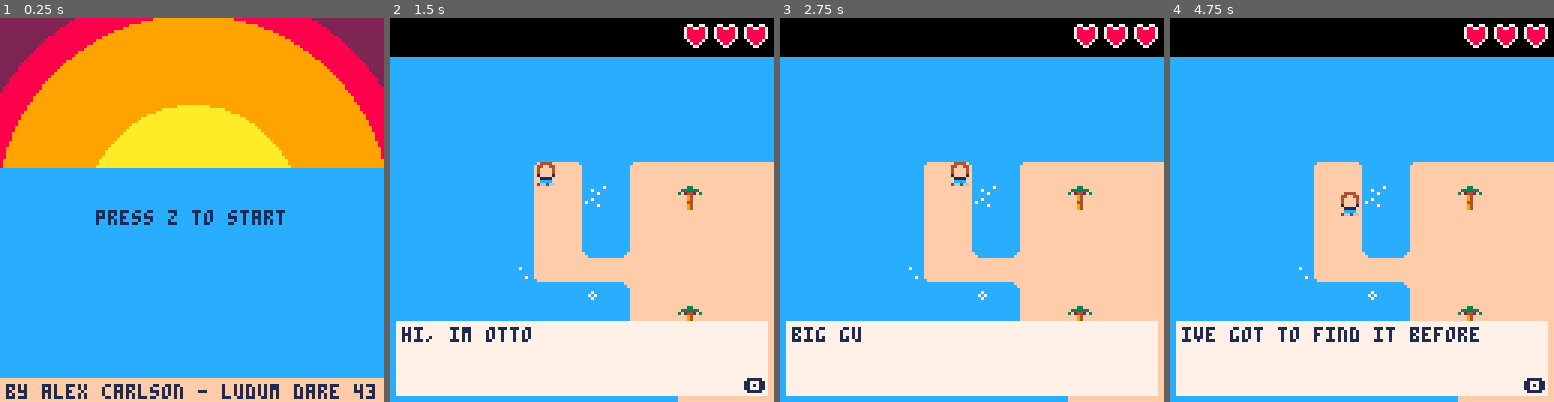
Above: before the commit, frames 1-4 (left to right).
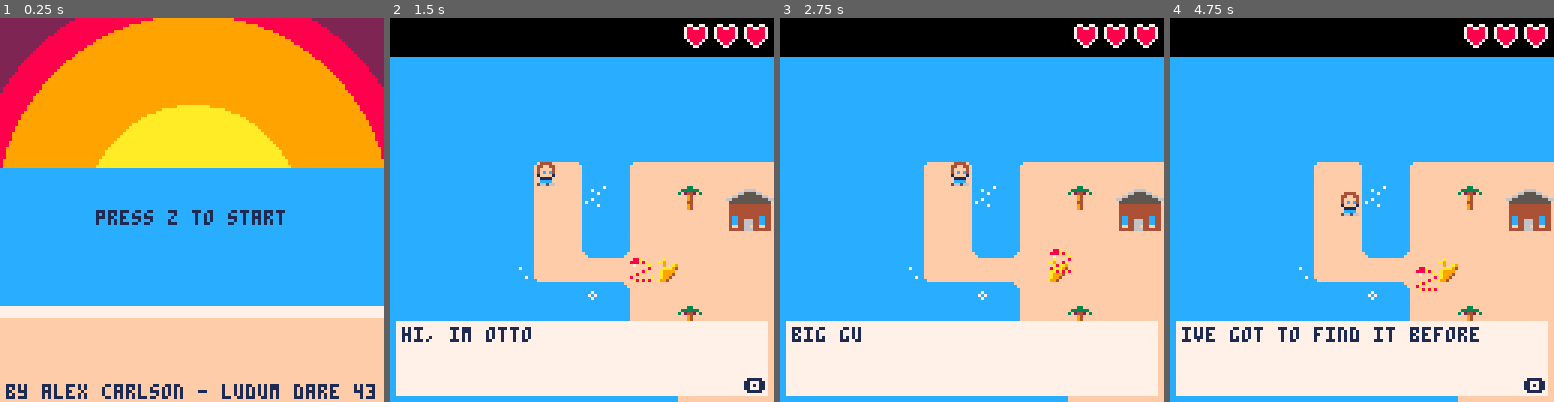
Above: after the commit, the same moments.

Repository: alex-carlson/origami-island
Game: PICO-8 cartridge ld43.p8
The game is run twice, just before and just after one commit, with the same random seed, the same clock (stepped at 60 frames per second) and the same inputs.
Inputs:
- Up to frame 1 (0.25 s): no input
- Up to frame 2 (1.5 s): tap X (X key) at 0.33, 1.07 s; tap O (Z key) at 0.7 s
- Up to frame 3 (2.75 s): hold Right 1.6-2.1 s; tap O (Z key) at 1.7, 2.1, 2.5 s; tap X (X key) at 1.85 s; hold Up 2.15-2.42 s; hold Right from 2.47 s (still down)
- Up to frame 4 (4.75 s): tap O (Z key) every 0.4 s from 2.9 to 4.5 s; tap X (X key) at 2.97, 4.08 s; release Right at 3.03 s; hold Left 3.08-3.58 s; hold Down 3.63-3.97 s; hold Right 4.02-4.68 s; hold Up from 4.73 s (still down)

The runs differ from the first frame. In frame 1, 19% of the frame differs, in the area x 0-100%, y 75-94%; in frame 2, 1.4%; in frame 3, 1.4%; in frame 4, 1.4%.

Commit message:
gameplay

Diff:
--- a/ld43.p8
+++ b/ld43.p8
@@ -14,23 +14,26 @@
 hoveritem = ""
 gamestate = 0
 diag=false
+nearestenemy = 0
 
 p={
- x=8,
- y=8,
- w=1,
- h=1,
+ x=8,y=8,
+ dx=0,dy=0,
+ w=1,h=1,
  speed=1,
  sprite=64,
  frame=0,
  cm=true,
  health=3,
  savex=12,
- savey=12
+ savey=12,
+ items=0
 }
 
 mob={
  x=0,y=0,
+ dx=0,dy=0,
+ w=1,h=1,
  sprite=0,
  speed=0,
  dmg=1
@@ -54,7 +57,11 @@
 
  for i=0,5 do
   createmob(82,66+i,11,1,1)
- end
+  createmob(82,95+i,9,1,1)
+  createmob(82,114+i,11,1,1)
+ end
+
+ createmob(82,5,5,1,1)
 
  dtb_init(numlines)
  dtb_disp("hi, im otto")
@@ -70,6 +77,10 @@
  m.sprite = sprite
  m.x = x*8
  m.y = y*8
+ m.dx=0
+ m.dy=0
+ m.w=1
+ m.h=1
  m.speed = speed
  m.dmg = dmg
  add(enemies,m)
@@ -99,14 +110,17 @@
 end
 
 function p:checkcollision()
- col = fget(mget(p.x/8,p.y/8),2)
-
- if(col) then
-  p.health -= 1
-  p.x = p.savex
-  p.y = p.savey
-  if(p.health == 0) gamestate = 2
- end
+ local col
+ foreach(enemies, function(e)
+  -- local hitrange=25
+  -- local dx,dy = p.x-e.x,p.y-e.y
+  -- if abs(dx) < hit_range and abs(dy) < hit_range then
+  --  if dx*dx +dy*dy < hit_range*hit_range then
+  --   -- we have a collision!
+  --   p:take_damage()
+  --  end
+  -- end
+ end)
 
  item = fget(mget(p.x/8,p.y/8,0))
 
@@ -114,6 +128,13 @@
   pause()
   dtb_disp("item get!", unpause())
  end
+end
+
+function p:take_damage()
+ p.health -= 1
+ p.x = p.savex
+ p.y = p.savey
+ if(p.health == 0) gamestate = 2
 end
 
 function enemies:move()
@@ -123,6 +144,7 @@
    r2 = rnd(2) - 1
    e.x=e.x+r*8
    e.y=e.y+r2*8
+   move_actor(e)
   end)
  end
 end
@@ -136,13 +158,21 @@
 function checkitem()
  hoveritem = tostr(mget(p.x/8,p.y/8))
 
- if(tostr(hoveritem) == "66") dtb_disp("i found the swan!") get_item(66)
- if(tostr(hoveritem) == "67") dtb_disp("i found the turtle!") get_item(67)
- if(tostr(hoveritem) == "68") dtb_disp("i found the fish!") get_item(68)
- if(tostr(hoveritem) == "131") then dtb_disp("this boat goes to the yellow shore",function()
-  teleport(45,13)
-  diag=true
+ if(tostr(hoveritem) == "66") dtb_disp("i found the swan!") get_item(69)
+ if(tostr(hoveritem) == "67") dtb_disp("i found the turtle!") get_item(70)
+ if(tostr(hoveritem) == "68") dtb_disp("i found the fish!") get_item(71)
+ if(tostr(hoveritem) == "131") then dtb_disp("off we go!",function()
+  teleport(44,17)
  end)end
+ if(tostr(hoveritem) == "130") then dtb_disp("back home we go!",function()
+  teleport(20,1)
+ end)end
+ if(tostr(hoveritem) == "145") then dtb_disp("homeward ahoy",function()
+  teleport(20,8)
+ end)end
+ if(tostr(hoveritem) == "133" or tostr(hoveritem) == "134" or tostr(hoveritem) == "149" or tostr(hoveritem) == "150") then
+  if (p.items>2) endgame()
+ end
 end
 
 function teleport(x, y)
@@ -157,6 +187,7 @@
 function get_item(object)
  add(inv, object)
  score += 1
+ p.items += 1
  mset(p.x/8,p.y/8,88)
 end
 
@@ -193,8 +224,10 @@
 end
 
 function update_tick()
- if(tick == 0) tick = 30
- tick -= 1
+ if(not paused) then
+  if(tick == 0) tick = 30
+  tick -= 1
+ end
 end
 
 function _update()
@@ -202,13 +235,13 @@
   if(btnp(4)) gameinit()
  end
  if (gamestate == 1) then
-  dtb_update()
   p:update()
   enemies:move()
+  dtb_update()
   update_tick()
  end
  if (gamestate == 2) then
-
+  if(btn(4)) gamestate = 1
  end
 end
 
@@ -231,6 +264,130 @@
   cls(0)
   print("game over", 46, 60, 8)
  end
+end
+
+-- for any given point on the
+-- map, true if there is wall
+-- there.
+
+function solid(x, y)
+
+ -- grab the cell value
+ val=mget(x, y)
+
+ -- check if flag 1 is set (the
+ -- orange toggle button in the
+ -- sprite editor)
+ return fget(val, 7)
+
+end
+
+-- solid_area
+-- check if a rectangle overlaps
+-- with any walls
+
+--(this version only works for
+--actors less than one tile big)
+
+function solid_area(x,y,w,h)
+
+ return
+  solid(x-w,y-h) or
+  solid(x+w,y-h) or
+  solid(x-w,y+h) or
+  solid(x+w,y+h)
+end
+
+
+-- true if a will hit another
+-- actor after moving dx,dy
+function solid_actor(a, dx, dy)
+ for a2 in all(actor) do
+  if a2 != a then
+   local x=(a.x+dx) - a2.x
+   local y=(a.y+dy) - a2.y
+   if ((abs(x) < (a.w+a2.w)) and
+      (abs(y) < (a.h+a2.h)))
+   then
+
+    -- moving together?
+    -- this allows actors to
+    -- overlap initially
+    -- without sticking together
+    if (dx != 0 and abs(x) <
+        abs(a.x-a2.x)) then
+     v=a.dx + a2.dy
+     a.dx = v/2
+     a2.dx = v/2
+     return true
+    end
+
+    if (dy != 0 and abs(y) <
+        abs(a.y-a2.y)) then
+     v=a.dy + a2.dy
+     a.dy=v/2
+     a2.dy=v/2
+     return true
+    end
+
+    --return true
+
+   end
+  end
+ end
+ return false
+end
+
+
+-- checks both walls and actors
+function solid_a(a, dx, dy)
+ if solid_area(a.x+dx,a.y+dy,
+    a.w,a.h) then
+    return true end
+ return solid_actor(a, dx, dy)
+end
+
+function move_actor(a)
+
+ -- only move actor along x
+ -- if the resulting position
+ -- will not overlap with a wall
+
+ if not solid_a(a, a.dx, 0)
+ then
+  a.x += a.dx
+ else
+  -- otherwise bounce
+  a.dx = 0
+  sfx(2)
+ end
+
+ -- ditto for y
+
+ if not solid_a(a, 0, a.dy) then
+  a.y += a.dy
+ else
+  a.dy = 0
+  sfx(2)
+ end
+
+ -- apply inertia
+ -- set dx,dy to zero if you
+ -- don't want inertia
+
+ a.dx = 0
+ a.dy = 0
+
+ -- advance one frame every
+ -- time actor moves 1/4 of
+ -- a tile
+
+ -- a.frame += abs(a.dx) * 4
+ -- a.frame += abs(a.dy) * 4
+ -- a.frame %= a.frames
+
+ -- a.t += 1
+
 end
 
 function cmap(o)
@@ -261,10 +418,16 @@
  paused=false
 end
 
+function dst(o1,o2)
+ return sqrt(sqr(o1.x-o2.x)+sqr(o1.y-o2.y))
+end
+
+function sqr(x) return x*x end
+
 function drawui()
  rectfill(cam.x-64,cam.y-64,cam.x+128,cam.y+12,0)
  -- print(hoveritem, cam.x+16, cam.y+2)
- print(tick, cam.x+16, cam.y+2, white)
+ print(nearestenemy, cam.x+16, cam.y+2, white)
  for c=1,p.health do
   spr(80,cam.x+88 + (c*10), cam.y+2)
  end
@@ -281,10 +444,17 @@
  circfill(64,64,65,9)
  circfill(64,64,35,10)
  rectfill(0,50,128, 128, 12)
- rectfill(0,120,128,128,15)
+ rectfill(0,96,128,128,7)
+ rectfill(0,100,128,128,15)
 
  print("press z to start", 32, 64, 1)
  print("by alex carlson - ludum dare 43", 2, 122)
+end
+
+function endgame()
+ gamestate = 3
+ cls(10)
+ print("you winned", 35, 60)
 end
 
 
@@ -421,25 +591,25 @@
 0002000000000000000000000000000000000000000000000000000000000000000000000000000000000000000000000000000000000000000000000000000000000000000000000000000000000000000000000000000000000000000000000000000000000000000000000000000000000000000000000000000000000000
 __map__
 6b6b6b6b6b6b6b6b6b6b6b6b6b6b6b6b6b6b6b6b6b6b6b6b6b6b6b6b6b6b6b6b6b6b6b6b6b6b6b6b6b6b6b6b6b6b6b6b6b6b6b6b6b6b6b6b6b6b6b6b6b6b6b6b6b6b6b6b6b6b6b6b6b6b6b6b6b6b6b6b6b6b6b6b6b6b6b6b6b6b6b6b6b6b6b6b6b6b6b6b6b6b6b6b6b6b6b6b6b6b6b6b6b6b6b6b6b6b6b6b6b6b6b6b6b6b6b6b
-6b68696b6b68585858585858585858585858697a6b6b6b6b6b6b6b6b6b6b6b6b6b6b6b6b6b6b6b6b6b6b6b6b6b6b6b6b6b6b6b6b6b6b6b6b6b6b6b6b6b6b6b7c68697a6b6b6b6b6b6b6b6b6b6b6b6b6b6b6b6b6b6b6b6b6b6b6b6b6b6b6b6b6b6b6b6b6b6b6b6b6b6b6b6b6b6b6b7c685858697a6b6b6b6b6b6b6b6b6b6b6b6b
-6b5858306b58588058585858585880585858585858697a6b6b6b6b6b6b6b6b6b6b6b6b6b6b6b6b6b6b6b6b6b6b6b6b6b6b6b6b6b6b6b6b6b6b6b6b6b6b7c6858585858585858697a6b6b6b6b6b6b6b6b6b6b6b6b6b6b6b6b6b6b6b6b6b6b6b6b6b6b6b6b6b6b6b6b6b6b6b6b6b7c6858585858697a6b6b6b6b6b6b6b6b6b6b6b
-6b58586b6b5858585858585858585858585858585858697a6b6b6b6b6b6b6b6b6b6b6b6b6b6b6b6b6b6b6b6b6b6b6b6b6b6b6b6b6b6b6b6b6b6b6b336b68585858585858215858697a6b6b6b6b306b6b6b6b6b6b6b575858585820697a6b6b6b6b6b6b6b6b6b6b6b6b6b7c685858585858585858585858697a6b6b6b6b6b6b6b
-6b58587a7c585858585858585858585858585858805858696b6b6b6b6b6b6b6b6b6b6b6b6b6b6b6b6b6b6b6b6b6b6b6b6b6b6b6b6b6b6b6b6b6b6b6b7c5821585857575757675858697a6b6b6b6b6b6b306b6b6b6b57585858585858696b6b6b6b6b6b6b6b6b7c685858585858585858585858585858585858697a6b6b6b6b6b
-3378585858585858585858588058585858585858585858796b6b6b6b6b6b6b6b6b6b6b6b6b6b6b6b6b6b6b6b6b6b6b6b6b6b6b5757575757697a6b7c68585858675757575757575858697a6b6b6b6b6b6b6b6b6b6b57675843585858586b6b6b6b6b6b7c6858585858585858585858582058585858585858585858696b6b6b6b
-6b6b6b225c5858585858585858585858585858585858795a6b6b6b6b6b6b6b6b6b6b6b6b6b6b6b6b6b6b6b6b6b6b6b6b6b57575757575767585858585858586757575757575757585858697a6b6b6b6b6b6b6b6b6b5c676758582158587a6b6b7c6858585858585821585858585858585858585858582158585858586b6b6b6b
-6b6b6b6b6b585880585858585858585858805858836b6b6b6b6b6b6b6b6b6b6b6b6b6b6b6b6b6b6b6b6b6b6b6b6b6b6b5757575757575767585858585858586757575757575757675858585858697a6b6b6b6b6b6b7c58586767585820585858585858585858585858585820585858585858585858585858585858587a6b6b6b
-6b6b6b6b6b7858585858588058585858585858587a6b6b6b6b6b6b6b6b6b6b6b6b6b6b6b6b6b6b6b6b6b6b6b336b7c686757575757575767585858585858585857575757575767585858215858585858585858697a685858586758585858585858585820585858585858585858582158585858585858585858585858696b6b6b
-6b226b6b6b6b5c58585858585858585858585858696b6b6b6b6b6b6b6b6b6b6b6b6b6b6b6b6b6b6b6b6b6b6b6b6b685867575757575757675858585858585858586767575767585858585858585858585858582058585858586767675858585858585858585858585858585858585858585858585858585858582058586b6b6b
-6b6b6b6b6b226b58585858585858585858585858796b6b6b6b6b6b6b6b6b6b6b6b6b6b6b6b6b6b6b6b6b6b6b6b7c585858675757575767585858585821585858585858585858582058585858585858585858585858586767676767675858585858585858585858585858585858585858585858585820585821585858586b6b6b
-6b6b6b6b6b6b6b785858585858588058585858585a6b6b6b6b6b6b6b6b6b6b6b6b6b6b6b6b6b6b6b6b6b6b6b6b68215858586757575758585858585858585858585842585858585858585858585857575757575757576767676767676767582158585858585821585858582158585858585858585858585858585858586b6b6b
-6b6b6b6b6b6b6b5c7858585858585858585858796b6b6b6b6b6b6b6b6b6b6b6b6b6b6b6b6b6b6b6b6b6b6b6b6b58585858585858585858585858585858585858585858585858795a78585858215857575757575757576767676767676767585858585858585858585858585858585858582158585858585858585858586b6b6b
+6b68696b6b68585858585858585858585858697a84926b6b6b6b6b6b6b6b6b6b6b6b6b6b6b6b6b6b6b6b6b6b6b6b6b6b6b6b6b6b6b6b6b6b6b6b6b6b6b6b6b7c68697a6b6b6b6b6b6b6b6b6b6b6b6b6b6b6b6b6b6b6b6b6b6b6b6b6b6b6b6b6b6b6b6b6b6b6b6b6b6b6b6b6b6b6b7c685858697a6b6b6b6b6b6b6b6b6b6b6b6b
+6b5858306b58588058858658585880585858585858697a6b6b6b6b6b6b6b6b6b6b6b6b6b6b6b6b6b6b6b6b6b6b6b6b6b6b6b6b6b6b6b6b6b6b6b6b6b6b7c6858585858585858697a6b6b6b6b6b6b6b6b6b6b6b6b6b6b6b6b6b6b6b6b6b6b6b6b6b6b6b6b6b6b6b6b6b6b6b6b6b7c6858588058697a6b84826b6b6b6b6b6b6b6b
+6b58586b6b5858585895965858585858585858585858697a6b6b6b6b6b6b6b6b6b6b6b6b6b6b6b6b6b6b6b6b6b6b6b6b6b6b6b6b6b6b6b6b6b6b6b336b68585858588058215858697a6b6b6b6b306b6b6b6b6b6b6b575858585820697a6b6b6b6b6b6b6b6b6b6b6b6b6b7c685880585858585858585858697a6b6b6b6b6b6b6b
+6b58587a7c585858585858585858585858585858805858696b6b6b6b6b6b6b6b6b6b6b6b6b6b6b6b6b6b6b6b6b6b6b6b6b6b6b6b6b6b6b6b6b6b6b6b7c5821585857575757675858697a6b6b6b6b6b6b306b6b6b6b57585858585858696b6b6b6b6b6b6b6b6b7c685858585858585858585858585880585858697a6b6b6b6b6b
+3378585858584258585858588058585858585858585858796b6b6b6b6b6b6b6b6b6b6b6b6b6b6b6b6b6b6b6b6b6b6b6b6b6b6b5757575757697a6b7c68585858675757575757575858697a6b6b6b6b6b6b6b6b6b6b57675843585858586b6b6b6b6b6b7c6858585858585858585880582058676767675858585858696b6b6b6b
+6b6b6b225c5858585858585858585858585858585858795a6b6b6b6b6b6b6b6b6b6b6b6b6b6b6b6b6b6b6b6b6b6b6b6b6b57575757575767585858585858586757575757575757588058697a6b6b6b6b6b6b6b6b6b5c676758582158587a6b6b7c6858585858585821585858585858585857575757672158675880586b6b6b6b
+6b6b6b6b6b585880585858585858585858805858836b6b6b6b6b6b6b6b6b6b6b6b6b6b6b6b6b6b6b6b6b6b6b6b6b6b6b5757575757575767585858588058586757575757575757675858585858697a6b6b6b6b6b6b7c58806767585820585858588058585858585880585820585858585757575757675858676758587a6b6b6b
+6b6b6b6b6b785858585858805858585858585858946b6b6b6b6b6b6b6b6b6b6b6b6b6b6b6b6b6b6b6b6b6b6b336b7c686757575757575767585858585858585857575757575767585858215858585858585858697a685858586758585858585858585820585858586767585858582157575757575767585880585858696b6b6b
+6b226b6b6b6b5c58585858585858585858585858696b6b6b6b6b6b6b6b6b6b6b6b6b6b6b6b6b6b6b6b6b6b6b6b6b685867575757575757675858585858585858586767575767585858585858585858585858802058585858806767675858585858585858585858676767675858585858575757576758585858582058586b6b6b
+6b6b6b6b6b226b58585858585858585858585858796b6b6b6b6b6b6b6b6b6b6b6b6b6b6b6b6b6b6b6b6b6b6b6b7c585858675757575767585880585821585858585858585858582058585858585858585858585858586767676767675858585858585858585858586767675858585858586767675820585821575758586b6b6b
+6b6b6b6b6b6b6b785858585858588058585858585a6b6b6b6b6b6b6b6b6b6b6b6b6b6b6b6b6b6b6b6b6b6b6b6b68215858586757575758585858585858585858585842585858585858585858585857575757575757576767676767676767582158805858585821585757575757575858585858585858585857575780586b6b6b
+6b6b6b6b6b6b6b5c7858585858585858585858796b6b6b6b6b6b6b6b6b6b6b6b6b6b6b6b6b6b6b6b6b6b6b6b6b58585880585858585858585858585858585858585858585858795a78588058215857575757575757576767676767676767585858585858585858588058585858585858582158585858585858585858586b6b6b
 6b6b6b6b6b6b6b6b6b5c7858585858585858795a6b6b6b6b6b6b6b6b6b6b6b6b6b6b6b6b6b6b6b6b6b306b6b6b5858585858585858205858582058585858585820585858585a6b6b6b5c7858585858585858676757576767585867676767585858585858585858585858585858585858585858585858585858585858586b6b6b
-6b6b6b6b6b6b6b6b6b6b6b6b6b5c7858795a6b6b6b6b6b6b6b6b6b6b6b6b6b6b6b6b6b6b6b6b6b6b6b6b6b6b6b5858585858585858585858585858585858585858585821586b6b6b6b6b5c78585858585858586757576758585867676758585858585858585858585858215858585820585858585858585844585858796b6b6b
-6b6b6b6b6b6b6b6b6b6b6b6b6b6b6b6b6b6b6b6b6b6b6b6b6b6b6b6b6b6b6b6b6b6b6b6b6b6b6b6b6b6b6b6b6b5858585858585858585858585858585821585858585858796b6b6b6b6b6b5c7858585858205858575767582058586767585858585858582058585858585858585858585858585858585858585858215a6b6b6b
-6b6b6b6b6b6b6b6b6b6b6b6b6b6b6b6b6b6b6b6b6b6b6b6b6b6b6b6b6b6b6b6b6b6b6b6b6b6b6b6b6b6b6b6b6b58585820585821585858585858585858585858585858795a6b6b6b6b6b6b6b6b6b5c7858585858575758585858585858585858585858585858585858585858585858585858585820585858585858796b6b6b6b
-6b6b6b6b6b6b6b6b6b6b6b6b6b6b6b6b6b6b6b6b6b6b6b6b6b6b6b6b6b6b6b6b6b6b6b6b6b6b6b336b6b6b6b6b5858585858585867576767676767676757575767675a6b6b6b6b6b6b306b6b6b6b6b5c7858585858675858585858585858582158585858585858585858795a7858585858585858585858585858795a6b6b6b6b
-6b6b6b6b6b6b6b6b6b6b6b6b6b6b6b6b6b6b6b6b6b6b6b6b6b6b6b6b6b6b6b6b6b6b6b6b6b6b6b6b6b6b6b6b6b5858585858585867575757575757575757576b6b6b6b6b6b6b6b6b6b6b6b6b6b6b6b6b5c78585858585858585858585858585858585821585858795a6b6b6b6b5c7858585858585858585858795a6b6b6b6b6b
-6b6b6b6b6b6b6b6b6b6b6b6b6b6b6b6b6b6b6b6b6b6b6b6b6b6b6b6b6b6b6b6b6b6b6b6b6b6b6b6b6b6b6b306b7858585858586757575757575757575757576b6b6b6b6b6b6b6b6b6b6b6b6b6b6b6b6b6b5c785858585858585858585867675858585858795a6b6b6b6b6b6b6b6b6b6b6b6b6b6b6b6b6b6b6b6b6b6b6b6b6b6b
+6b6b6b6b6b6b6b6b6b6b6b6b6b5c7858795a6b6b6b6b6b6b6b6b6b6b6b6b6b6b6b6b6b6b6b6b6b6b6b6b6b6b6b5858585858585858585858585858585858585858585821586b6b6b6b6b5c78585858585880586757576758585867676758585858585880585858585858215858585820585757588058585844585858796b6b6b
+6b6b6b6b6b6b6b6b6b6b6b6b6b6b6b6b6b6b6b6b6b6b6b6b6b6b6b6b6b6b6b6b6b6b6b6b6b6b6b6b6b6b6b6b6b5858585858585858585858585858585821585858805858796b6b6b6b6b6b5c7858585858205858575767588058586767585858585858582058585858585858585858585757575858585858585858215a6b6b6b
+6b6b6b6b6b6b6b6b6b6b6b6b6b6b6b6b6b6b6b6b6b6b6b6b6b6b6b6b6b6b6b6b6b6b6b6b6b6b6b6b6b6b6b6b6b58585820585821585858585880585858585858585858795a6b6b6b6b6b6b6b6b6b5c7858585858575758585858585858585858585858585858805858585858585858575757585820585858585858796b6b6b6b
+6b6b6b6b6b6b6b6b6b6b6b6b6b6b6b6b6b6b6b6b6b6b6b6b6b6b6b6b6b6b6b6b6b6b6b6b6b6b6b336b6b6b91945858585858585867576767676767676757575767675a6b6b6b6b6b6b306b6b6b6b6b5c7858585880675858585858585858582158585858585858585858795a7858585858585858585880585880795a6b6b6b6b
+6b6b6b6b6b6b6b6b6b6b6b6b6b6b6b6b6b6b6b6b6b6b6b6b6b6b6b6b6b6b6b6b6b6b6b6b6b6b6b6b6b6b6b6b6b5858585858585867575757575757575757576b6b6b6b6b6b6b6b6b6b6b6b6b6b6b6b6b5c78585858585858585858585858585880585821585858795a6b6b6b6b5c7858585858585858585858795a6b6b6b6b6b
+6b6b6b6b6b6b6b6b6b6b6b6b6b6b6b6b6b6b6b6b6b6b6b6b6b6b6b6b6b6b6b6b6b6b6b6b6b6b6b6b6b6b6b306b7858585880586757575757575757575757576b6b6b6b6b6b6b6b6b6b6b6b6b6b6b6b6b6b5c785858585858588058585867675858585858795a6b6b6b6b6b6b6b6b6b6b6b6b6b6b6b6b6b6b6b6b6b6b6b6b6b6b
 6b6b6b6b6b6b6b6b6b6b6b6b6b6b6b6b6b6b6b6b6b6b6b6b6b6b6b6b6b6b6b6b6b6b6b6b6b6b6b6b6b6b6b6b6b5c7858585858675757575757575757576b6b6b6b6b6b6b6b306b6b6b6b6b6b6b6b6b6b6b6b5c7858585820585858586767675858795a6b6b6b6b6b6b6b6b6b6b6b6b6b6b6b6b6b6b6b6b6b6b6b6b6b6b6b6b6b
 6b6b6b6b6b6b6b6b6b6b6b6b6b6b6b6b6b6b6b6b6b6b6b6b6b6b6b6b6b6b6b6b6b6b6b6b6b6b6b6b6b6b6b6b6b6b6b5c78586757575757575757576b6b6b6b6b6b6b6b6b6b6b6b6b336b6b6b6b6b6b6b6b6b6b5c78585858585858676720795a6b6b6b6b6b6b6b6b6b6b6b6b6b6b6b6b6b6b6b6b6b6b6b6b6b6b6b6b6b6b6b6b
 6b6b6b6b6b6b6b6b6b6b6b6b6b6b6b6b6b6b6b6b6b6b6b6b6b6b6b6b6b6b6b6b6b6b6b6b6b6b6b6b6b6b6b6b6b6b6b6b6b6b6b6b6b6b6b6b6b6b6b6b6b6b6b6b6b6b6b6b6b6b6b6b6b6b6b6b6b6b336b6b6b6b6b6b5c785858585858795a6b6b6b6b6b6b6b6b6b6b6b6b6b6b6b6b6b6b6b6b6b6b6b6b6b6b6b6b6b6b6b6b6b6b
Not shown, changed: 32 lines of the sprite sheet (__gfx__) section of ld43.p8
